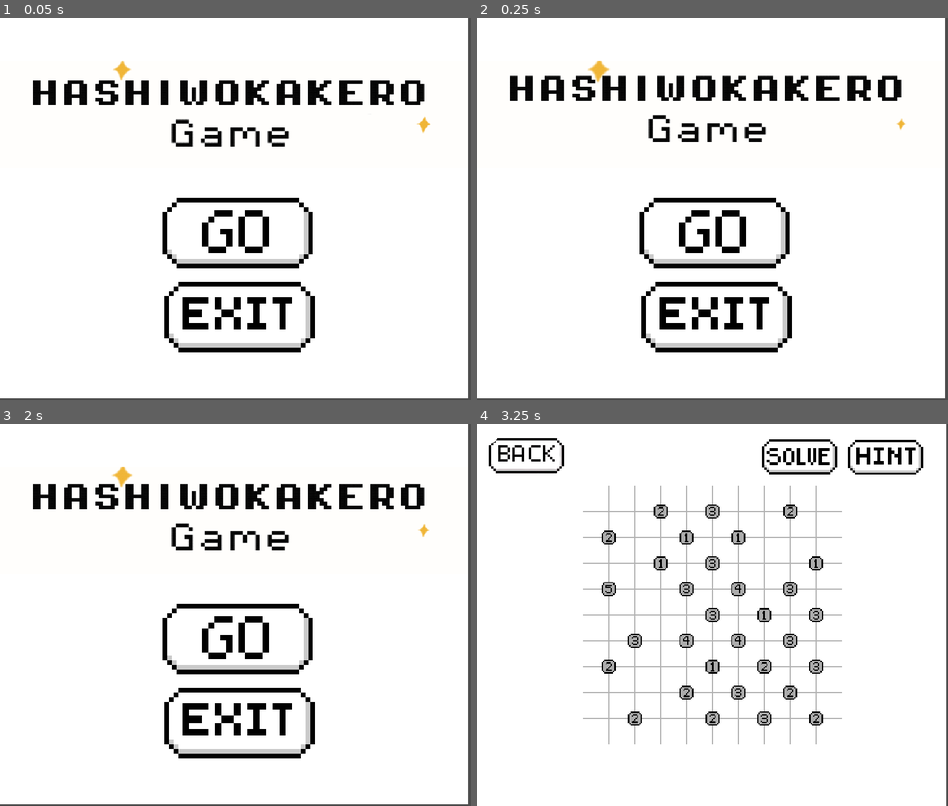
Above: before the commit, frames 1-4 (two rows, left to right).
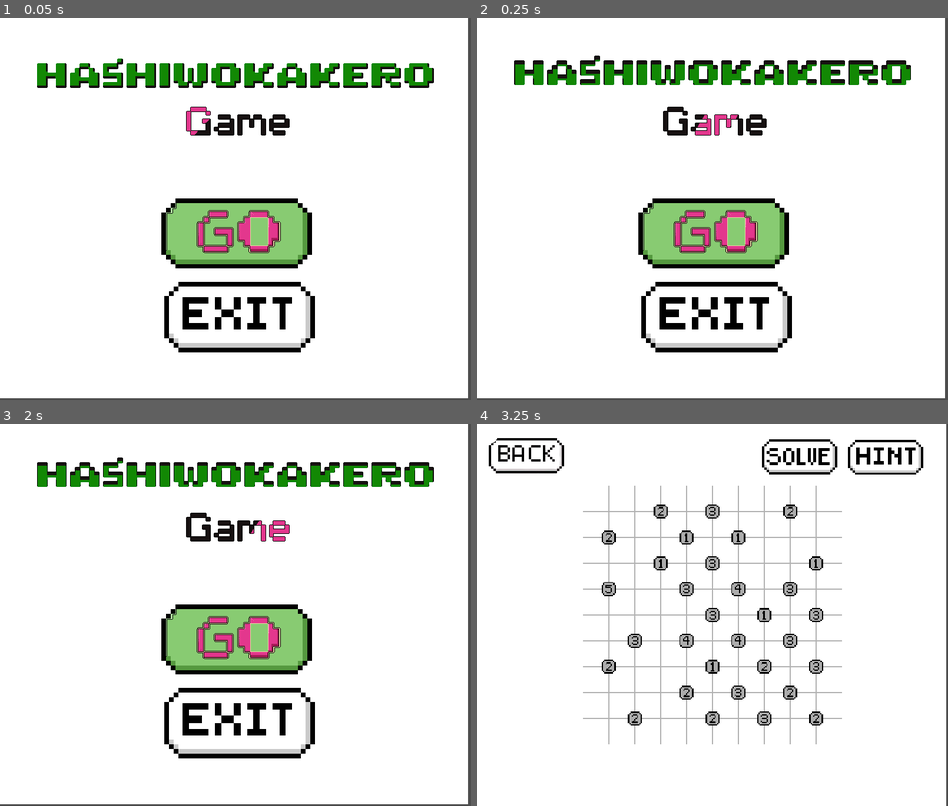
Above: after the commit, the same moments.

Repository: PooOrmond/hashiwokakero-game
Game: Godot game, scene res://scenes/main_menu.tscn
The game is run twice, just before and just after one commit, with the same random seed, the same clock (stepped at 60 frames per second) and the same inputs.
Inputs (mouse positions are in pixels of both pictures, inside the frame that each line leads up to):
- Up to frame 1 (0.05 s): no input
- Up to frame 2 (0.25 s): no input
- Up to frame 3 (2 s): click (235, 641) at 0.52 s; click (409, 763) at 1.25 s
- Up to frame 4 (3.25 s): click (712, 637) at 2.02 s; click (707, 615) at 2.75 s

The runs differ from the first frame. In frame 1, 12% of the frame differs, in the area x 7-93%, y 10-66%; in frame 2, 12%; in frame 3, 12%, in the area x 7-93%, y 8-66%; in frame 4, nothing differs.

Commit message:
init
let me know if unsa imo thoughts sa bag-o title animation ug Go button. also geh connect na nako ang sa hint ug solve button sa duha ka grid size sa ila godot script

Diff:
--- a/scenes/grids/9x_9.tscn
+++ b/scenes/grids/9x_9.tscn
@@ -85,3 +85,5 @@
 stream = ExtResource("4_nnymg")
 
 [connection signal="pressed" from="buttons/backbutton" to="." method="_on_backbutton_pressed"]
+[connection signal="pressed" from="buttons/hint-button" to="." method="_on_hintbutton_pressed"]
+[connection signal="pressed" from="buttons/solve-button" to="." method="_on_solvebutton_pressed"]
--- a/scenes/main_menu.tscn
+++ b/scenes/main_menu.tscn
@@ -6,9 +6,19 @@
 [ext_resource type="Texture2D" uid="uid://dvepq58qr7d66" path="res://assets/animation/title/frame_0003.png" id="3_oa1go"]
 [ext_resource type="Texture2D" uid="uid://ckqse08kxorj7" path="res://assets/animation/title/frame_0004.png" id="4_tbmy8"]
 [ext_resource type="Texture2D" uid="uid://bjqwldqwv8j16" path="res://assets/animation/title/frame_0005.png" id="5_jk1qb"]
+[ext_resource type="Texture2D" uid="uid://h8yp0qsv1gln" path="res://assets/animation/title/new-title-animation/title-animation - 1.png" id="7_hstxw"]
+[ext_resource type="Texture2D" uid="uid://dxxod8xp2avt2" path="res://assets/animation/title/new-title-animation/title-animation - 2.png" id="8_8egab"]
 [ext_resource type="Texture2D" uid="uid://ga48bqc4kllg" path="res://assets/buttons/go.png" id="8_jk1qb"]
+[ext_resource type="Texture2D" uid="uid://dv1i5liwysj0f" path="res://assets/animation/title/new-title-animation/title-animation - 3.png" id="9_gw5y6"]
 [ext_resource type="Texture2D" uid="uid://dmoa1l5wesx5k" path="res://assets/buttons/exit.png" id="9_jk1qb"]
 [ext_resource type="AudioStream" uid="uid://csjm46gsdq2em" path="res://music/button-sound.mp3" id="10_lgwnu"]
+[ext_resource type="Texture2D" uid="uid://sb4jnkjs5pk" path="res://assets/animation/title/new-title-animation/title-animation - 4.png" id="10_svtp6"]
+[ext_resource type="Texture2D" uid="uid://b1epb05o8yj3q" path="res://assets/animation/title/new-title-animation/title-animation - 5.png" id="11_1dfpl"]
+[ext_resource type="Texture2D" uid="uid://bolll0swjco7l" path="res://assets/animation/title/new-title-animation/title-animation - 6.png" id="12_qywvv"]
+[ext_resource type="Texture2D" uid="uid://2nueym37vwrx" path="res://assets/animation/title/new-title-animation/title-animation - 7.png" id="13_3wgol"]
+[ext_resource type="Texture2D" uid="uid://bro6rwtdba3eb" path="res://assets/animation/title/new-title-animation/title-animation - 8.png" id="14_1acrt"]
+[ext_resource type="Texture2D" uid="uid://dudhcdh2o5kj5" path="res://assets/animation/title/new-title-animation/title-animation - 9.png" id="15_vr8o3"]
+[ext_resource type="Texture2D" uid="uid://ddje8ndismyjx" path="res://assets/buttons/Go-button.png" id="17_1a85y"]
 
 [sub_resource type="SpriteFrames" id="SpriteFrames_5dd4i"]
 animations = [{
@@ -30,7 +40,42 @@
 }],
 "loop": true,
 "name": &"title",
-"speed": 14.0
+"speed": 10.0
+}]
+
+[sub_resource type="SpriteFrames" id="SpriteFrames_hl5e0"]
+animations = [{
+"frames": [{
+"duration": 1.0,
+"texture": ExtResource("7_hstxw")
+}, {
+"duration": 1.0,
+"texture": ExtResource("8_8egab")
+}, {
+"duration": 1.0,
+"texture": ExtResource("9_gw5y6")
+}, {
+"duration": 1.0,
+"texture": ExtResource("10_svtp6")
+}, {
+"duration": 1.0,
+"texture": ExtResource("11_1dfpl")
+}, {
+"duration": 1.0,
+"texture": ExtResource("12_qywvv")
+}, {
+"duration": 1.0,
+"texture": ExtResource("13_3wgol")
+}, {
+"duration": 1.0,
+"texture": ExtResource("14_1acrt")
+}, {
+"duration": 1.0,
+"texture": ExtResource("15_vr8o3")
+}],
+"loop": true,
+"name": &"default",
+"speed": 9.0
 }]
 
 [sub_resource type="AtlasTexture" id="AtlasTexture_tbmy8"]
@@ -44,6 +89,18 @@
 [sub_resource type="AtlasTexture" id="AtlasTexture_5dd4i"]
 atlas = ExtResource("8_jk1qb")
 region = Rect2(-0.100883484, 134.60185, 255.84363, 124.80553)
+
+[sub_resource type="AtlasTexture" id="AtlasTexture_engjn"]
+atlas = ExtResource("17_1a85y")
+region = Rect2(0, 0, 256, 119.87453)
+
+[sub_resource type="AtlasTexture" id="AtlasTexture_6h3lr"]
+atlas = ExtResource("17_1a85y")
+region = Rect2(0, 270.86026, 256, 113.13974)
+
+[sub_resource type="AtlasTexture" id="AtlasTexture_dj67d"]
+atlas = ExtResource("17_1a85y")
+region = Rect2(0, 136.1442, 256, 120.680084)
 
 [sub_resource type="AtlasTexture" id="AtlasTexture_lgwnu"]
 atlas = ExtResource("9_jk1qb")
@@ -70,15 +127,24 @@
 offset_bottom = 647.0
 
 [node name="Title_animation" type="AnimatedSprite2D" parent="."]
+visible = false
 position = Vector2(397.5, 164)
 scale = Vector2(1.325, 1.2133334)
 sprite_frames = SubResource("SpriteFrames_5dd4i")
 animation = &"title"
 autoplay = "title"
-frame = 4
-frame_progress = 0.9556955
+frame = 1
+frame_progress = 0.783316
+
+[node name="new-title-animation" type="AnimatedSprite2D" parent="."]
+position = Vector2(399, 122)
+sprite_frames = SubResource("SpriteFrames_hl5e0")
+autoplay = "default"
+frame = 8
+frame_progress = 1.0
 
 [node name="TextureButton" type="TextureButton" parent="."]
+visible = false
 layout_mode = 0
 offset_left = 276.0
 offset_top = 306.0
@@ -87,6 +153,16 @@
 texture_normal = SubResource("AtlasTexture_tbmy8")
 texture_pressed = SubResource("AtlasTexture_jk1qb")
 texture_hover = SubResource("AtlasTexture_5dd4i")
+
+[node name="go-button" type="TextureButton" parent="."]
+layout_mode = 0
+offset_left = 274.0
+offset_top = 307.0
+offset_right = 530.0
+offset_bottom = 426.0
+texture_normal = SubResource("AtlasTexture_engjn")
+texture_pressed = SubResource("AtlasTexture_6h3lr")
+texture_hover = SubResource("AtlasTexture_dj67d")
 
 [node name="click" type="AudioStreamPlayer2D" parent="."]
 position = Vector2(184, 289)
@@ -103,4 +179,5 @@
 texture_hover = SubResource("AtlasTexture_rcqid")
 
 [connection signal="pressed" from="TextureButton" to="." method="_on_texture_button_pressed"]
+[connection signal="pressed" from="go-button" to="." method="_on_gobutton_pressed"]
 [connection signal="pressed" from="exit" to="." method="_on_exit_pressed"]
--- a/scripts/13x_13.gd
+++ b/scripts/13x_13.gd
@@ -579,3 +579,7 @@
 	_load_solution_robust(output_file)
 	_check_puzzle_completion()
 	queue_redraw()
+
+
+func _on_solvebutton_pressed() -> void:
+	pass # Replace with function body.
--- a/scripts/9x_9.gd
+++ b/scripts/9x_9.gd
@@ -566,7 +566,7 @@
 	_generate_enhanced_hint()
 	queue_redraw()
 
-func _on_texture_button_pressed() -> void:
+func _on_solvebutton_pressed() -> void:
 	if puzzle_solved:
 		print("Puzzle already solved!")
 		return
--- a/scripts/main_menu.gd
+++ b/scripts/main_menu.gd
@@ -10,3 +10,8 @@
 func _on_exit_pressed() -> void:
 	click.play()
 	get_tree().quit()
+
+func _on_gobutton_pressed() -> void:
+	click.play()
+	await get_tree().create_timer(0.1).timeout
+	get_tree().change_scene_to_file("res://scenes/choose_grid_size.tscn")
Binary file added: assets/animation/title/new-title-animation/title-animation - 1.png
Not shown, added: assets/animation/title/new-title-animation/title-animation - 1.png.import
Binary file added: assets/animation/title/new-title-animation/title-animation - 2.png
Not shown, added: assets/animation/title/new-title-animation/title-animation - 2.png.import
Binary file added: assets/animation/title/new-title-animation/title-animation - 3.png
Not shown, added: assets/animation/title/new-title-animation/title-animation - 3.png.import
Binary file added: assets/animation/title/new-title-animation/title-animation - 4.png
Not shown, added: assets/animation/title/new-title-animation/title-animation - 4.png.import
Binary file added: assets/animation/title/new-title-animation/title-animation - 5.png
Not shown, added: assets/animation/title/new-title-animation/title-animation - 5.png.import
Binary file added: assets/animation/title/new-title-animation/title-animation - 6.png
Not shown, added: assets/animation/title/new-title-animation/title-animation - 6.png.import
(and 10 more such lines)
